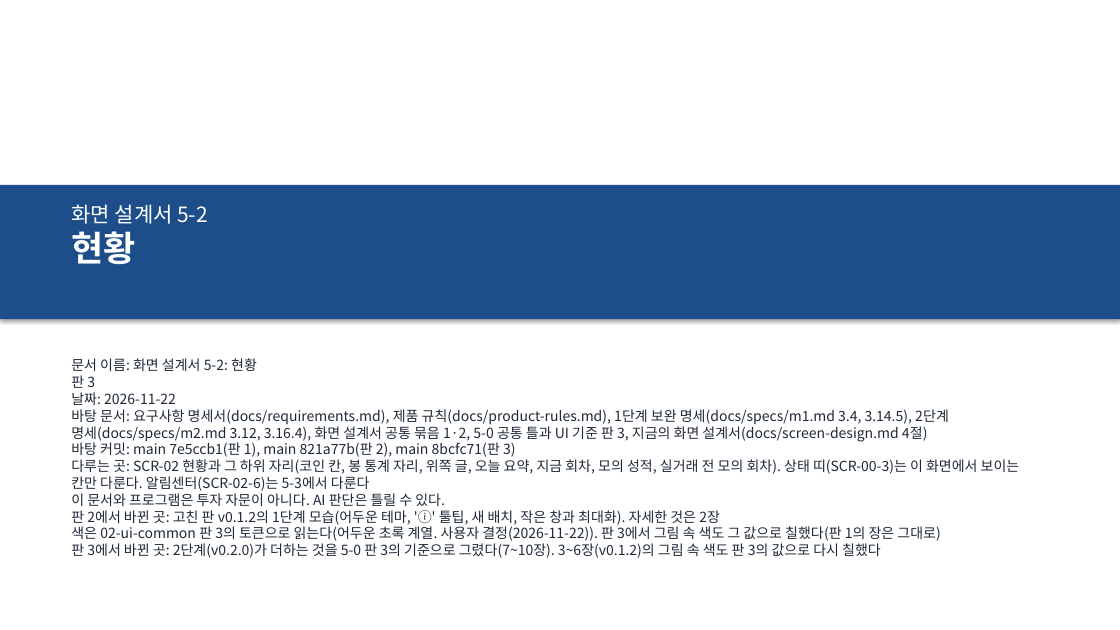
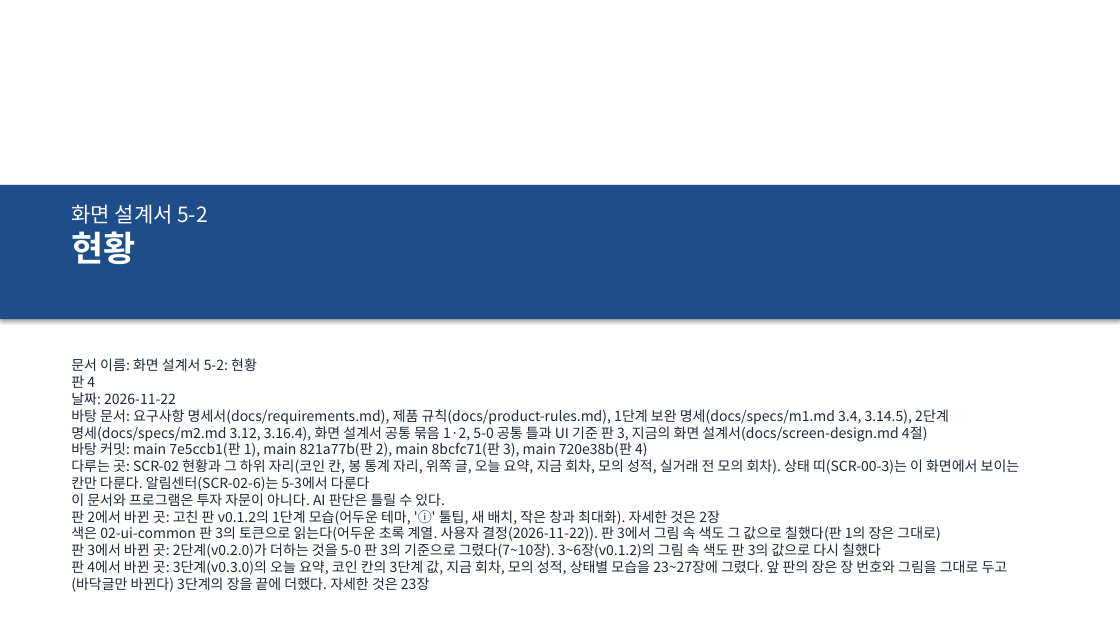
Before and after one commit to khy920723/coin-report-trader, a slide deck: slide 1 of docs/screen-design/11-status.pptx. Drawn at 1120x630 pixels with LibreOffice and Linux fonts; fonts in the diff are those of the drawing. Boxes give left, top, right and bottom in pixels: in the first picture for what was removed or moved away, otherwise in the second. Text is boxed around its words. In the diff, an @@ line names an element or a change of style, - is before the commit and + after.

```diff
--- a/docs/screen-design/11-status.pptx
+++ b/docs/screen-design/11-status.pptx
@@ text at [71, 375, 95, 388]: text changed @@
-판 3
+판 4
@@ text at [71, 441, 647, 457]: text changed @@
-바탕 커밋: main 7e5ccb1(판 1), main 821a77b(판 2), main 8bcfc71(판 3)
+바탕 커밋: main 7e5ccb1(판 1), main 821a77b(판 2), main 8bcfc71(판 3), main 720e38b(판 4)
@@ text at [71, 560, 1008, 592]: paragraph added @@
+판 4에서 바뀐 곳: 3단계(v0.3.0)의 오늘 요약, 코인 칸의 3단계 값, 지금 회차, 모의 성적, 상태별 모습을 23~27장에 그렸다. 앞 판의 장은 장 번호와 그림을 그대로 두고(바닥글만 바뀐다) 3단계의 장을 끝에 더했다. 자세한 것은 23장
```
Also in this commit, not shown: 21 other slides changed, 5 slides added, 8 other files.
